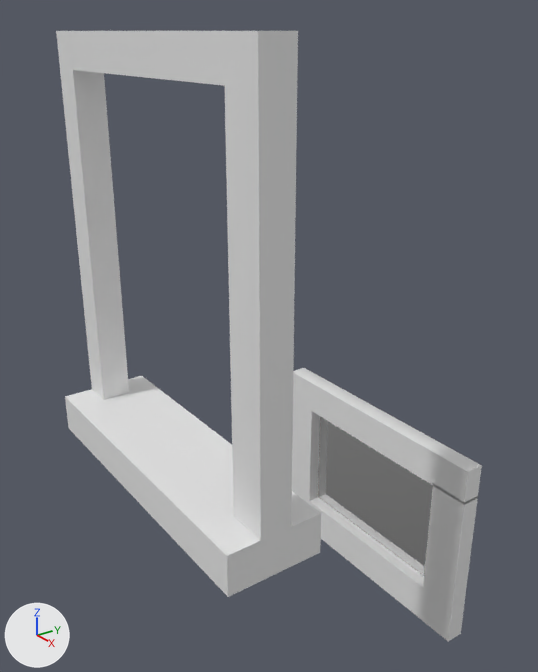
What one commit did to the Blender file 01-Models/rw-window.blend.
Camera for both pictures: a 50 mm camera at (3.79, -3.74, 3.56) aimed at (-0.34, -0.79, 1.49). Lighting does not change. The marker at lower left points along +X, +Y and +Z.

Script lines for the objects in view, before the commit:
```python
me_cube_000 = bpy.data.meshes.new('Cube.000')
me_cube_000.from_pydata(...)  # 63 vertices, 40 faces, 2 loose edges; spans x -6.83..6.78, y -1.0..1.15, z -5.68..5.69
me_cube_001 = bpy.data.meshes.new('Cube.001')
me_cube_001.from_pydata(...)  # 52 vertices, 50 faces; spans x -1.1..1.2, y -3.1..3.1, z -9.3..11.4
ob_cube = bpy.data.objects.new('Cube', me_cube_001)
ob_cube.location = (6.36, -6.231, 3.261)
ob_cube.scale = (1.11, 0.115, 0.151)
ob_cube_001 = bpy.data.objects.new('Cube.001', me_cube_000)
ob_cube_001.location = (0.0, 0.0, 0.0)
ob_cube_001.scale = (0.148, 0.0703, 0.133)
ob_window = bpy.data.objects.new('Window', None)
ob_window.location = (-6.881, 4.703, -1.429)
ob_window.show_instancer_for_render = False
ob_window.instance_type = 'COLLECTION'
ob_window.instance_collection = col_window
# also in view: 'Plane.001' at (0.03, 0.03, 0.03)
```
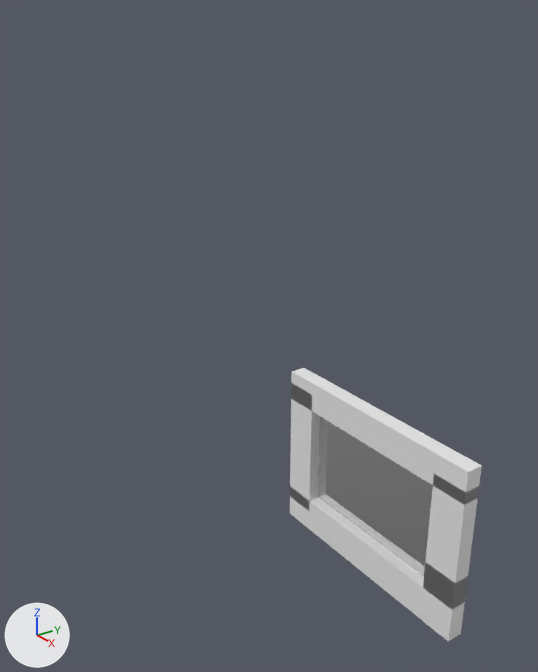
Changed parts and their boxes [x1, y1, x2, y2] in the pictures (538 x 672 px):
'Window', deleted: before [56, 31, 321, 597]

The change in detail:
In object 'Window' (ob_window), instance_collection is no longer col_window.
Object 'Cube' (ob_cube) is deleted.
